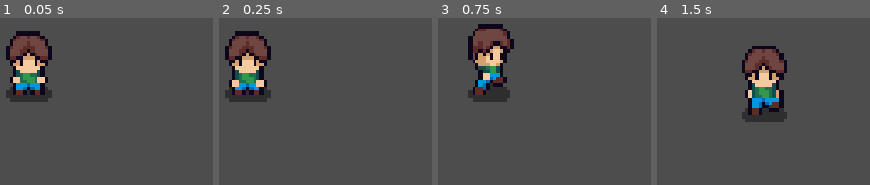
Above: before the commit, frames 1-4 (left to right).
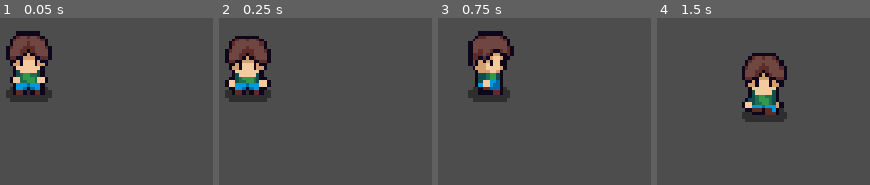
Above: after the commit, the same moments.

Repository: FaizeenHoque/thelastplot
Game: Godot game, scene res://Scenes/Default.tscn
Same seed, same stepped clock (60 frames per second), same inputs: the game is played once before the commit and once after it.
Inputs (mouse positions are in pixels of both pictures, inside the frame that each line leads up to):
- Up to frame 1 (0.05 s): no input
- Up to frame 2 (0.25 s): no input
- Up to frame 3 (0.75 s): tap Enter at 0.5 s; move the mouse to (650, 58) at 0.52 s; hold D (MoveRight) from 0.53 s (still down); tap Alt at 0.6 s; click (650, 58) at 0.67 s
- Up to frame 4 (1.5 s): move the mouse to (outside the picture) at 1.27 s; release D (MoveRight) at 1.28 s; hold S (MoveDown) from 1.28 s (still down); tap Shift at 1.35 s

Frame 1 is identical in both runs. In frame 2, 3.2% of the frame differs, in the area x 2-25%, y 7-44%; in frame 3, 5.6%; in frame 4, 5.9%, in the area x 39-62%, y 16-59%.

Commit message:
Fix git/godot save issue

Diff:
--- a/Scenes/player.tscn
+++ b/Scenes/player.tscn
@@ -4,7 +4,7 @@
 [ext_resource type="Texture2D" uid="uid://e1nfefbv2img" path="res://Assets/Player/Player.png" id="2_cvnsp"]
 
 [sub_resource type="RectangleShape2D" id="RectangleShape2D_xagnb"]
-size = Vector2(57, 75)
+size = Vector2(11.4, 18.800003)
 
 [sub_resource type="AtlasTexture" id="AtlasTexture_6t5aa"]
 atlas = ExtResource("2_cvnsp")
@@ -173,7 +173,7 @@
 }],
 "loop": 1,
 "name": &"idle_down",
-"speed": 5.0
+"speed": 10.0
 }, {
 "frames": [{
 "duration": 1.0,
@@ -196,7 +196,7 @@
 }],
 "loop": 1,
 "name": &"idle_left",
-"speed": 5.0
+"speed": 10.0
 }, {
 "frames": [{
 "duration": 1.0,
@@ -219,7 +219,7 @@
 }],
 "loop": 1,
 "name": &"idle_up",
-"speed": 5.0
+"speed": 10.0
 }, {
 "frames": [{
 "duration": 1.0,
@@ -242,7 +242,7 @@
 }],
 "loop": 1,
 "name": &"walk_down",
-"speed": 5.0
+"speed": 10.0
 }, {
 "frames": [{
 "duration": 1.0,
@@ -265,7 +265,7 @@
 }],
 "loop": 1,
 "name": &"walk_left",
-"speed": 5.0
+"speed": 10.0
 }, {
 "frames": [{
 "duration": 1.0,
@@ -288,7 +288,7 @@
 }],
 "loop": 1,
 "name": &"walk_up",
-"speed": 5.0
+"speed": 10.0
 }]
 
 [node name="Player" type="CharacterBody2D" unique_id=720209454]
@@ -296,9 +296,10 @@
 script = ExtResource("1_cvnsp")
 
 [node name="CollisionShape2D" type="CollisionShape2D" parent="." unique_id=1582651222]
-position = Vector2(-3.5, 6.5)
+position = Vector2(-0.29999995, -0.9999998)
+scale = Vector2(0.9999998, 0.9999998)
 shape = SubResource("RectangleShape2D_xagnb")
 
 [node name="AnimatedSprite2D" type="AnimatedSprite2D" parent="." unique_id=156911868]
 sprite_frames = SubResource("SpriteFrames_xagnb")
-animation = &"idle_left"
+animation = &"walk_up"
--- a/project.godot
+++ b/project.godot
@@ -17,6 +17,7 @@
 
 [display]
 
+window/size/mode=3
 window/stretch/mode="canvas_items"
 window/stretch/aspect="expand"
 
